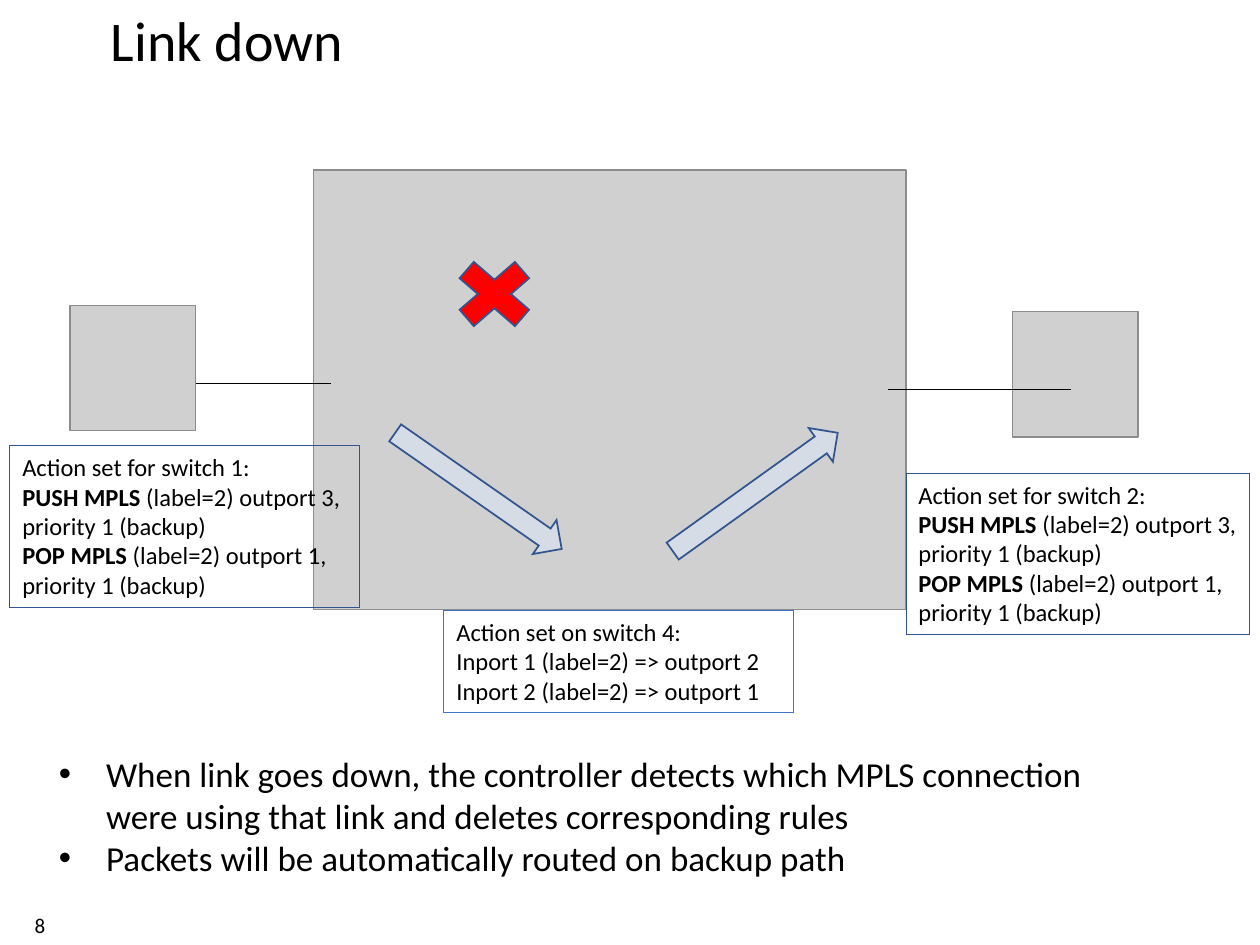
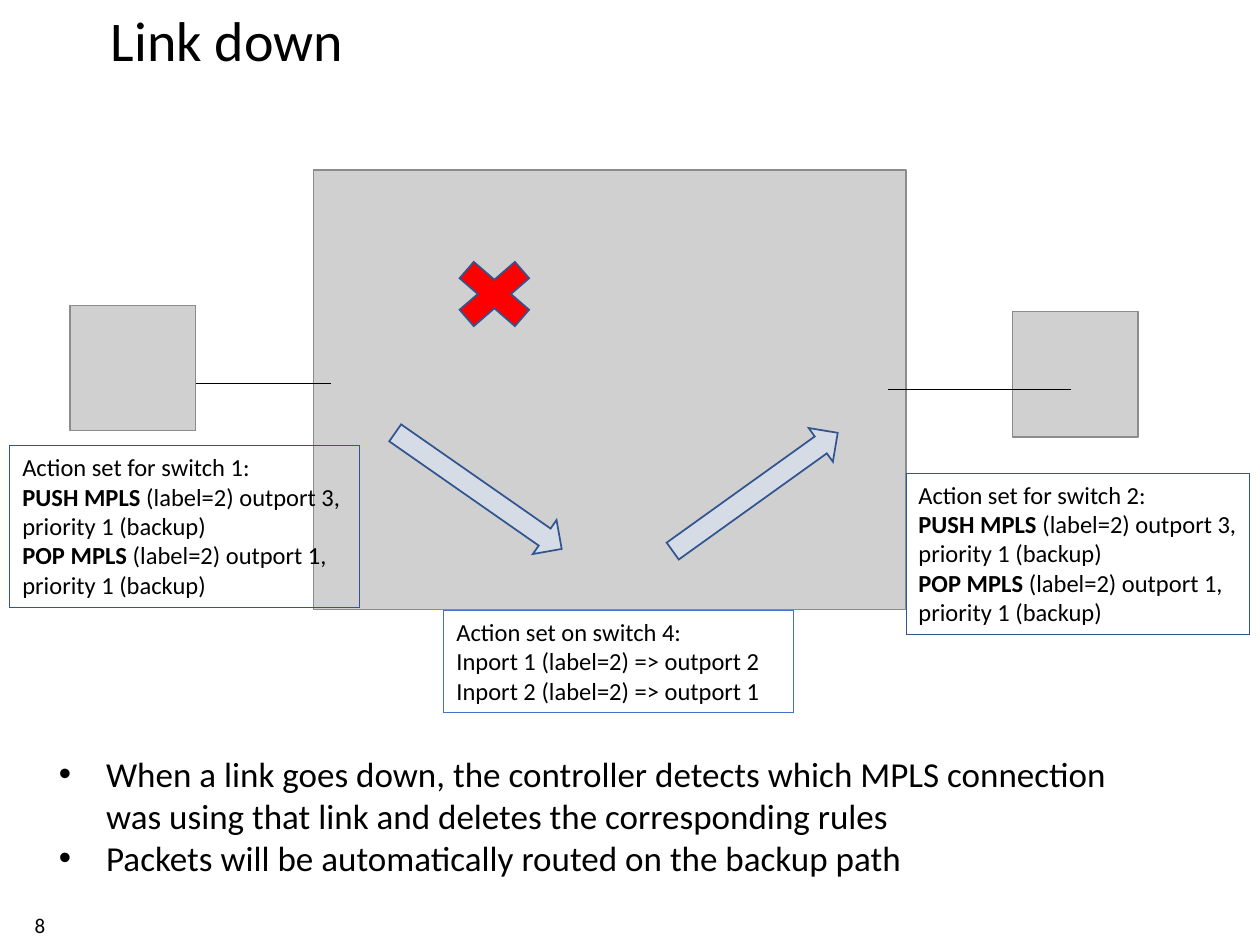
Before and after one commit to xdl907/switching-and-routing-project, a slide deck: slide 8 of template_project_exam__1_.pptx. Drawn at 1260x945 pixels with LibreOffice and Linux fonts; fonts in the diff are those of the drawing; grey boxes stand for pictures; background and template pictures are left out. Boxes give left, top, right and bottom in pixels: in the first picture for what was removed or moved away, otherwise in the second. Text is boxed around its words. In the diff, an @@ line names an element or a change of style, - is before the commit and + after.

```diff
--- a/template_project_exam__1_.pptx
+++ b/template_project_exam__1_.pptx
@@ text at (106,762,1105,877): text changed @@
-• When link goes down, the controller detects which MPLS connection were using that link and deletes corresponding rules
-• Packets will be automatically routed on backup path
+• When a link goes down, the controller detects which MPLS connection was using that link and deletes the corresponding rules
+• Packets will be automatically routed on the backup path
```
Also in this commit, not shown: 7 other slides changed.
